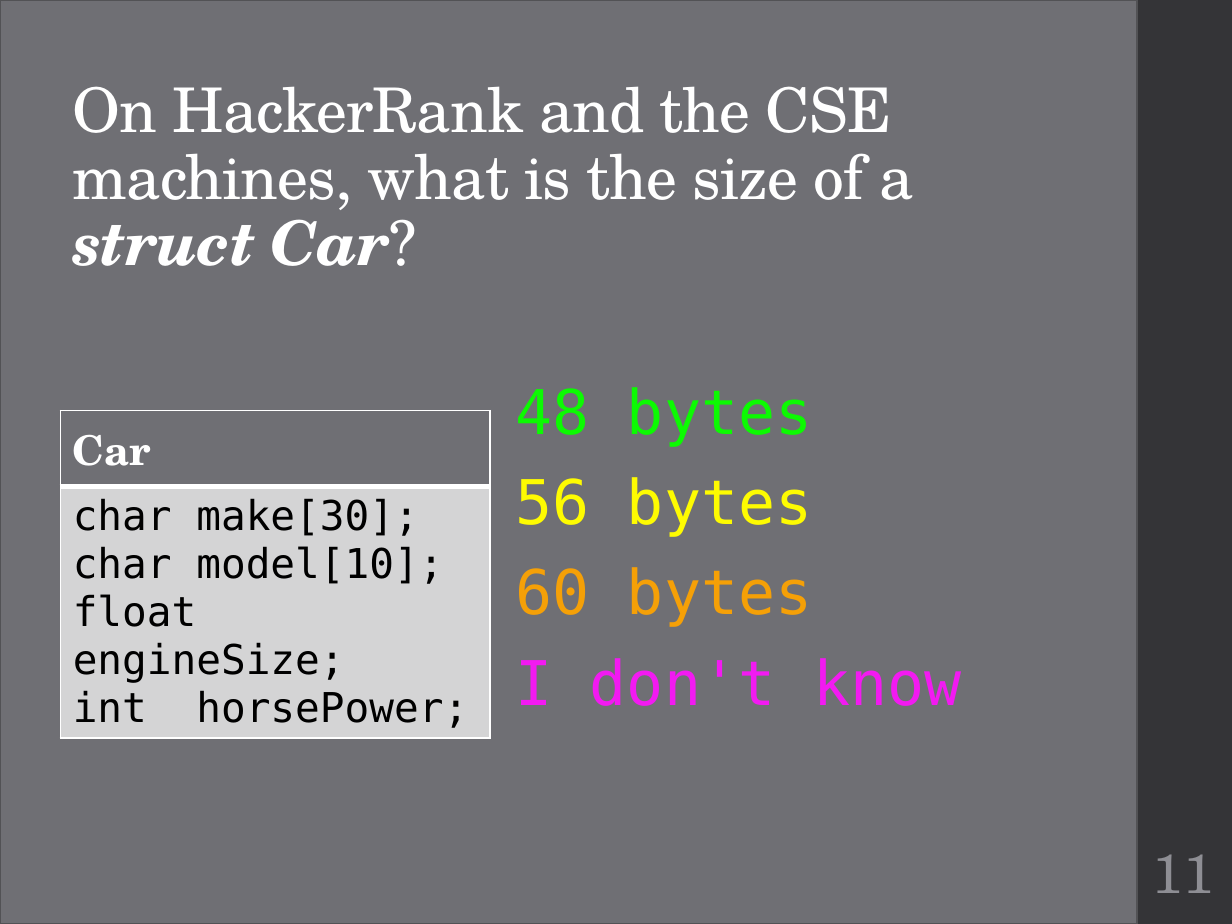
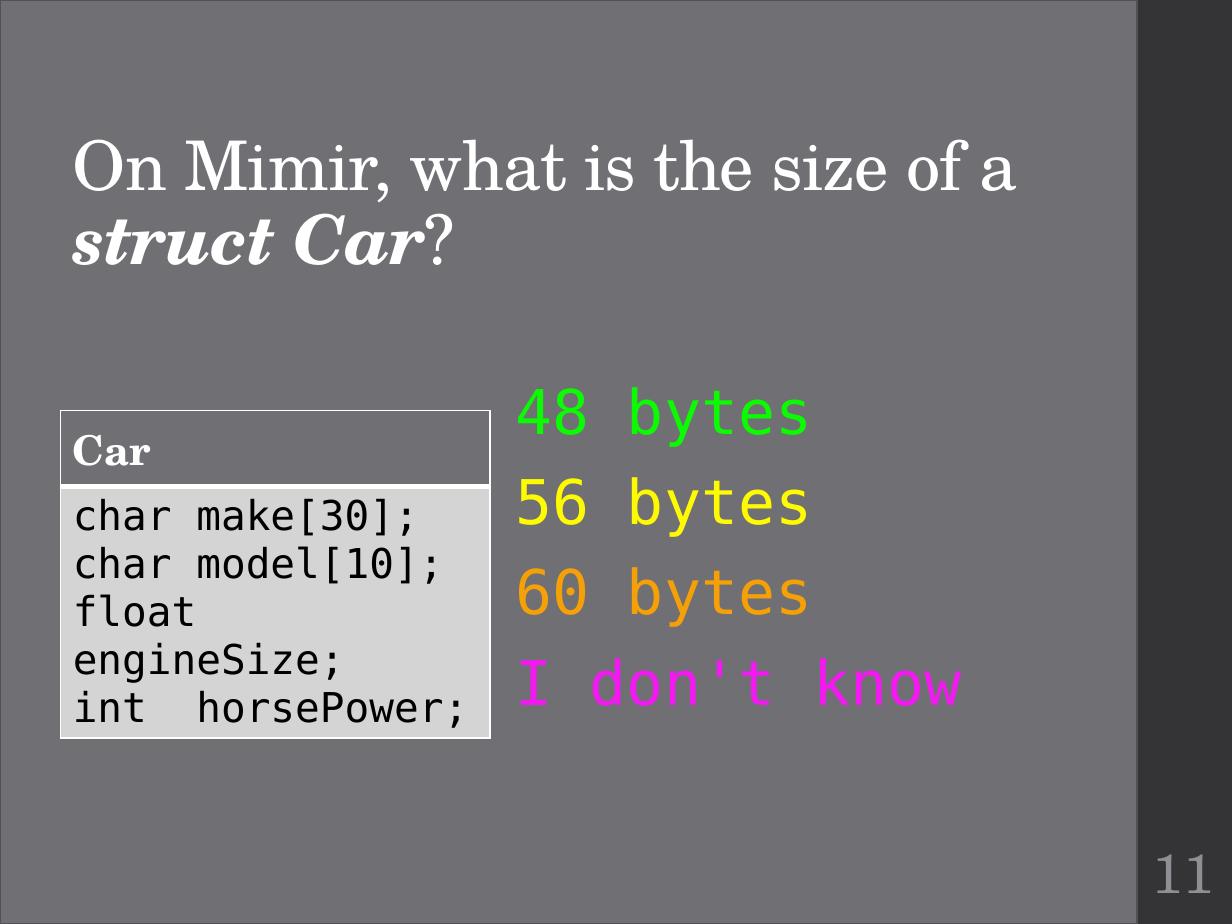
Before and after one commit to geneti/cse220_2020fall, a slide deck: slide 11 of Lectures/cse220-19-custom-types.pptx. Drawn at 1232x924 pixels with LibreOffice and Linux fonts; fonts in the diff are those of the drawing. Boxes give left, top, right and bottom in pixels: in the first picture for what was removed or moved away, otherwise in the second. Text is boxed around its words. In the diff, an @@ line names an element or a change of style, - is before the commit and + after.

```diff
--- a/Lectures/cse220-19-custom-types.pptx
+++ b/Lectures/cse220-19-custom-types.pptx
@@ title at (73, 139, 1018, 265): text changed; size 36 to 40 pt @@
-On HackerRank and the CSE machines, what is the size of a
-struct Car?
+On Mimir, what is the size of a
+struct Car?
```
Also in this commit, not shown: 4 other slides changed, 2 other files.
